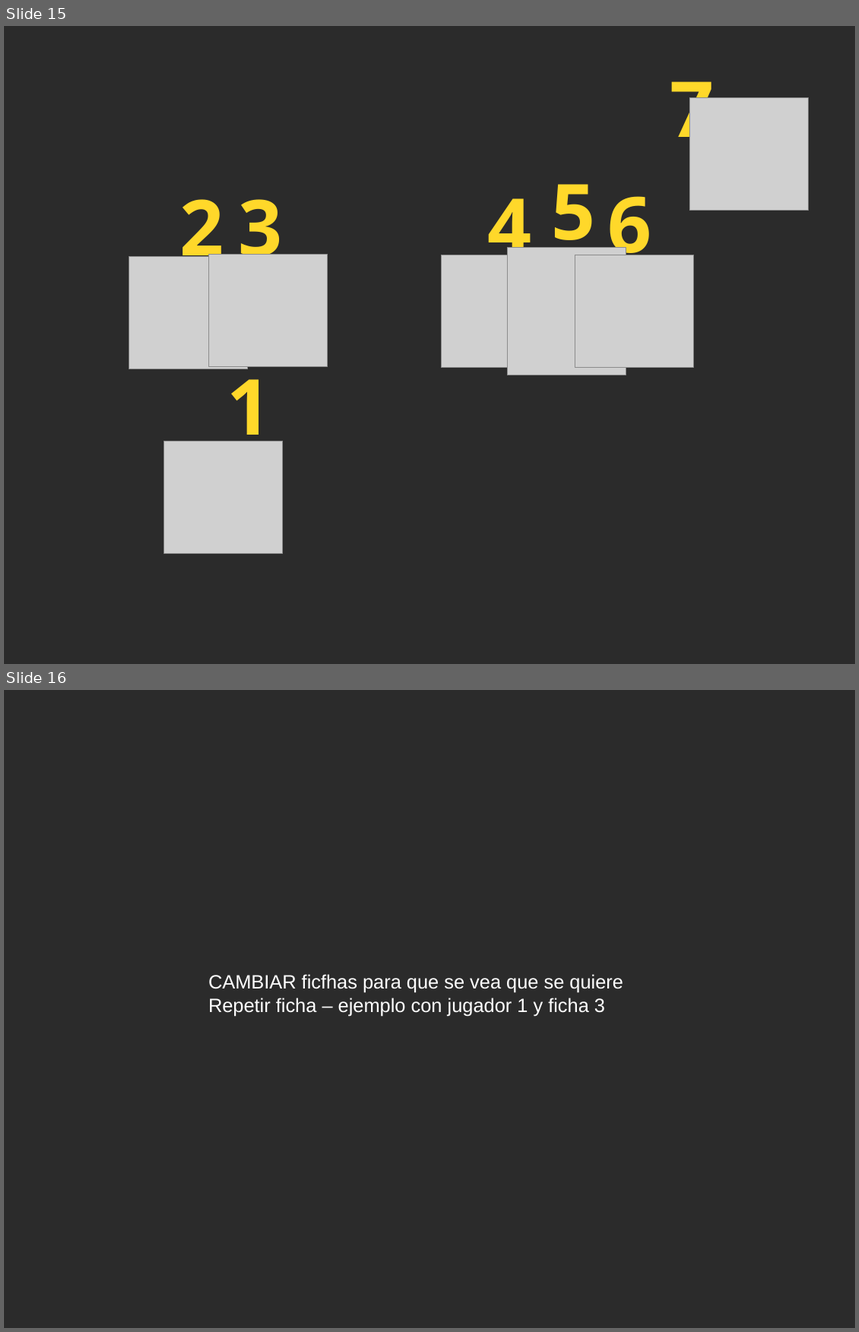
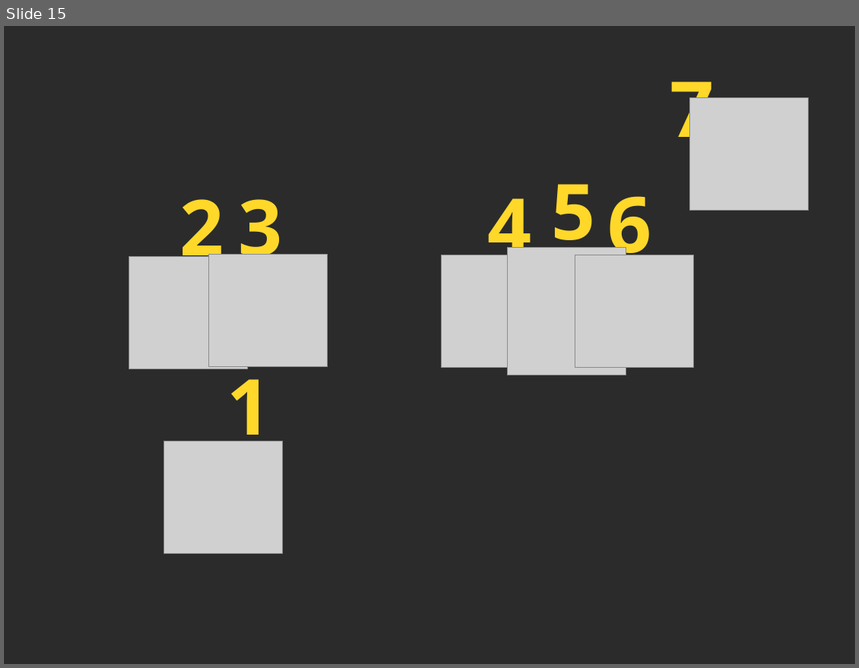
Before and after one commit to 3oheme/dominous, a slide deck: docs/presentacion/presentacion.odp. Shown one above the other, each under a label of ours: slides 15 and 16 before the commit, slide 15 after it. The pictures are 859x1332 and 859x668 pixels, drawn with LibreOffice and Linux fonts; fonts in the diff are those of the drawing; grey boxes stand for pictures; background and template pictures are left out; a plain dark background stands for a picture behind light text. Boxes give left, top, right and bottom in pixels: in the first picture for what was removed or moved away, otherwise in the second. Text is boxed around its words. In the diff, an @@ line names an element or a change of style, - is before the commit and + after.

```diff
--- a/docs/presentacion/presentacion.odp
+++ b/docs/presentacion/presentacion.odp
@@ slide 16 removed at [4, 690, 855, 1328], background picture (left out) @@
@@ text removed at [208, 974, 623, 1016] @@
-CAMBIAR ficfhas para que se vea que se quiere
-Repetir ficha – ejemplo con jugador 1 y ficha 3
```
Also in this commit, not shown: 2 slides changed, 5 slides added, 4 other slides removed, 3 other files.
